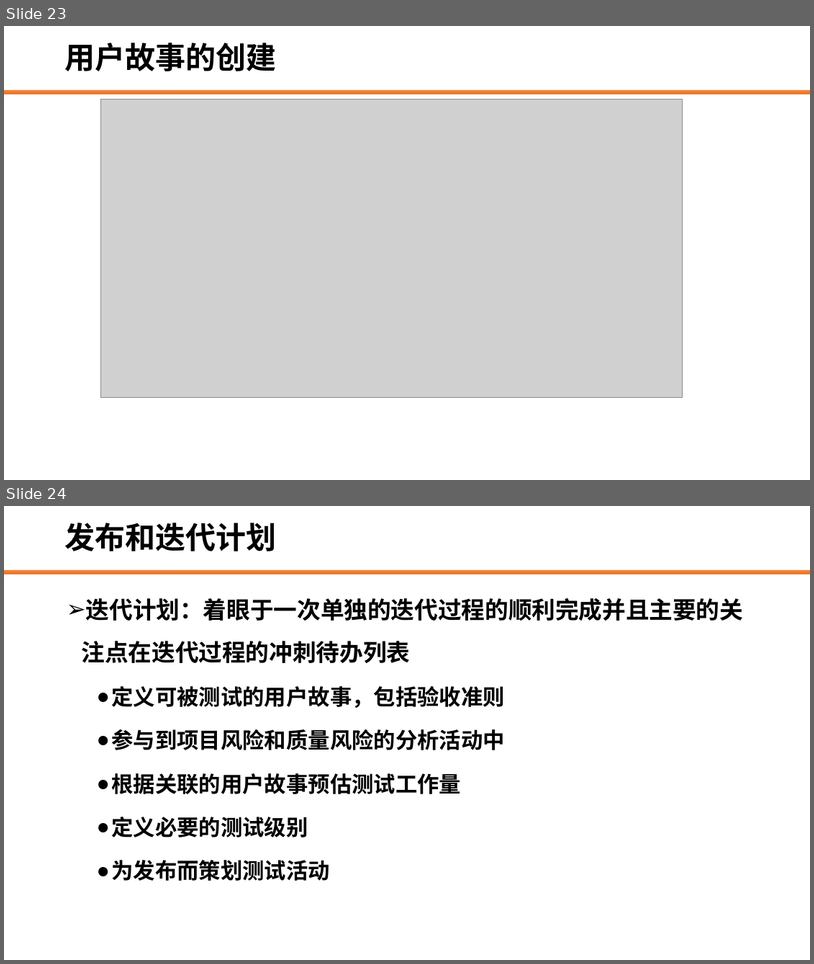
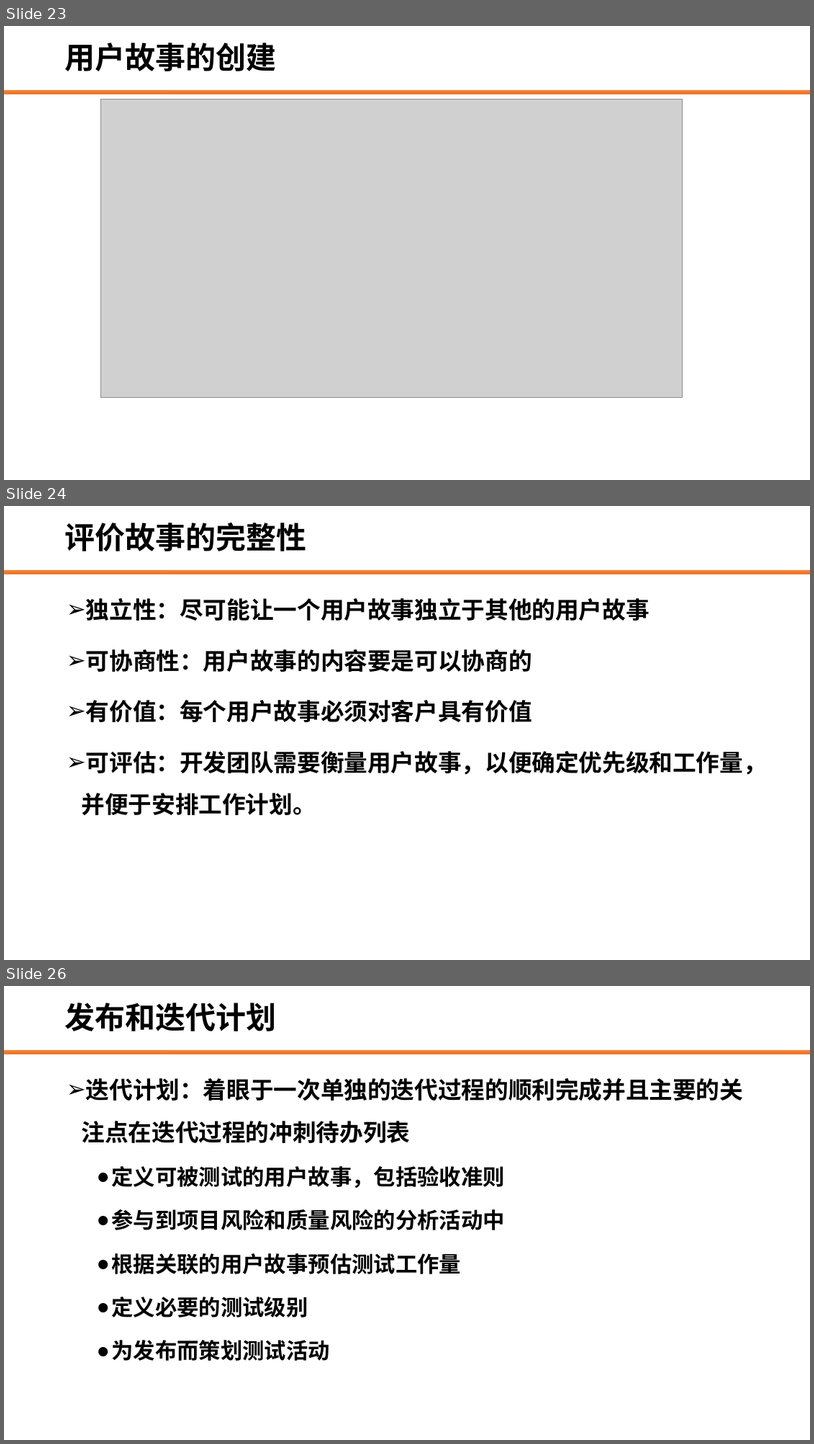
Before and after one commit to edu2act/course-web-system-testing, a slide deck: materials/slides/3.1 敏捷测试基础知识.pptx. Shown one above the other, each under a label of ours: slides 23 and 24 before the commit, slides 23, 24 and 26 after it; the slides between them are not shown. The pictures are 814x964 and 814x1444 pixels, drawn with LibreOffice and Linux fonts; fonts in the diff are those of the drawing; grey boxes stand for pictures; background and template pictures are left out. Boxes give left, top, right and bottom in pixels: in the first picture for what was removed or moved away, otherwise in the second. Text is boxed around its words. In the diff, an @@ line names an element or a change of style, - is before the commit and + after.

```diff
--- a/materials/slides/3.1 敏捷测试基础知识.pptx
+++ b/materials/slides/3.1 敏捷测试基础知识.pptx
@@ slide 24 added at (4, 506, 810, 960), background #FFFFFF; not listed: 1 template element that a slide beside it also shows @@
@@ title added at (64, 523, 306, 551), 36 pt, text #000000, bold @@
+评价故事的完整性
@@ text added at (82, 598, 767, 815), 28 pt, text #000000, bold @@
+➢ 独立性：尽可能让一个用户故事独立于其他的用户故事
+➢ 可协商性：用户故事的内容要是可以协商的
+➢ 有价值：每个用户故事必须对客户具有价值
+➢ 可评估：开发团队需要衡量用户故事，以便确定优先级和工作量，并便于安排工作计划。
@@ what was slide 24 is now slide 26 @@
```
Also in this commit, not shown: 10 slides changed, 1 other slide added, 42 other files.
